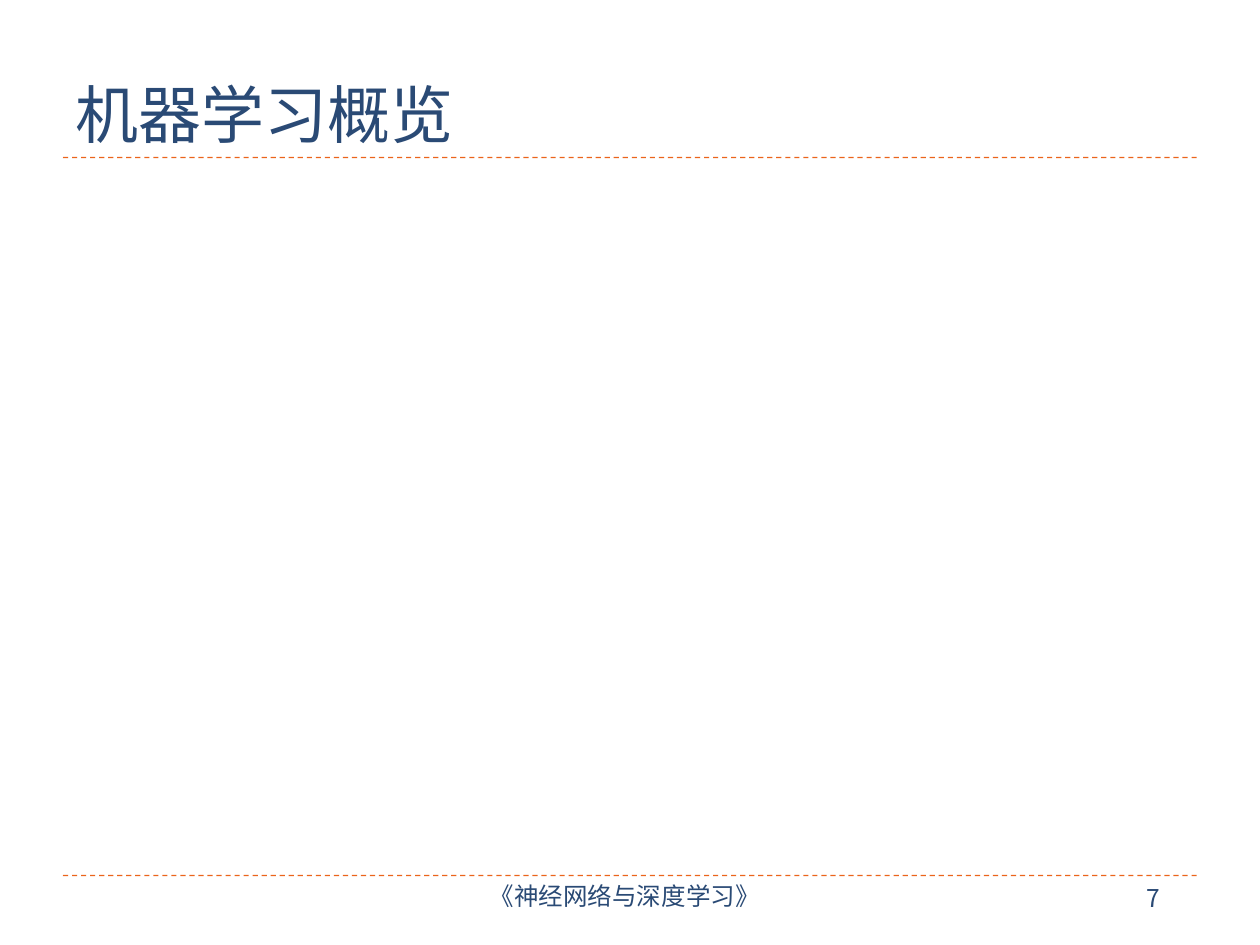
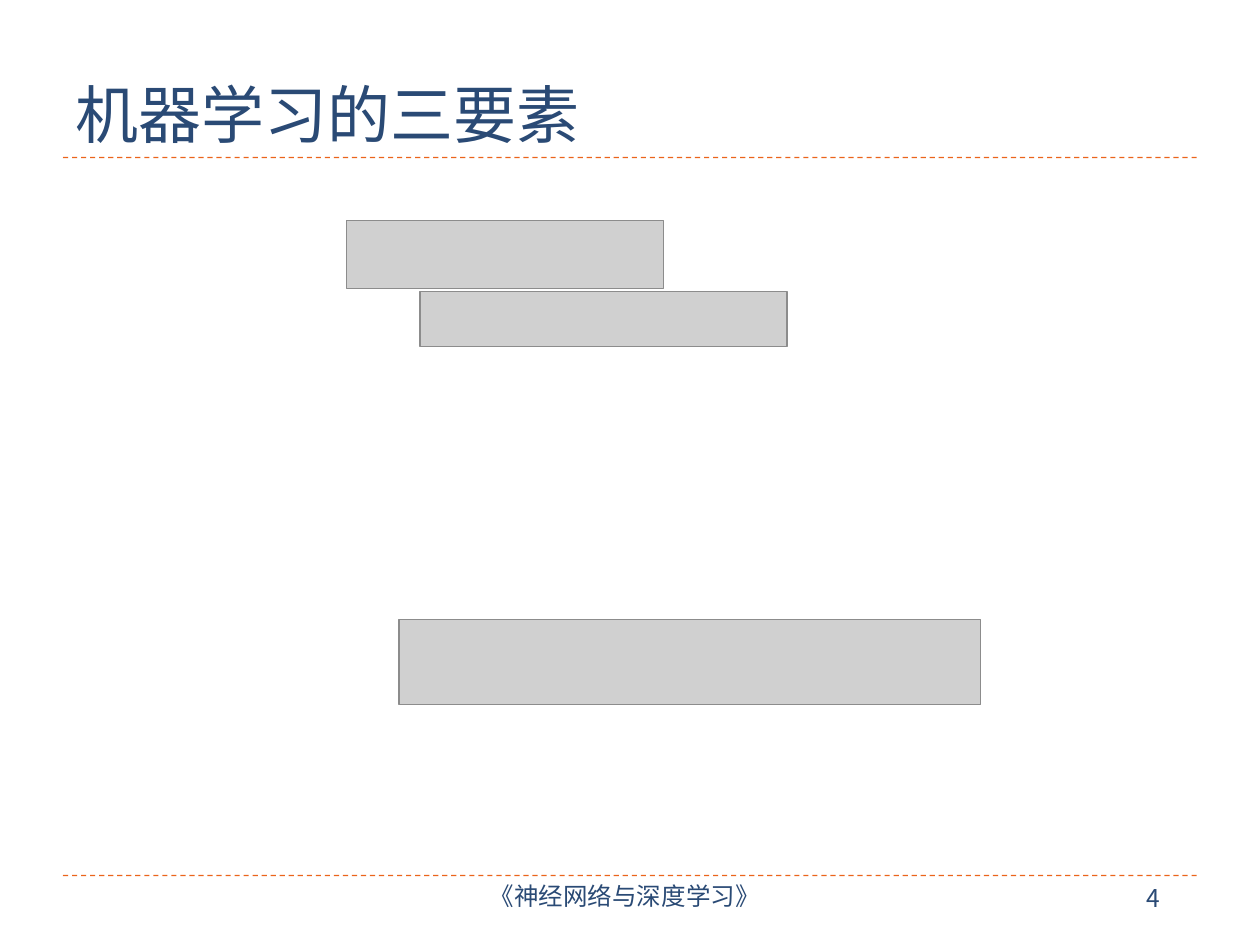
Before and after one commit to nndl/nndl.github.io, a slide deck: slide 4 of ppt/chap-机器学习概述.pptx (slide 7 before the commit). Drawn at 1260x945 pixels with LibreOffice and Linux fonts; fonts in the diff are those of the drawing; grey boxes stand for pictures. Boxes give left, top, right and bottom in pixels: in the first picture for what was removed or moved away, otherwise in the second. Text is boxed around its words. In the diff, an @@ line names an element or a change of style, - is before the commit and + after.

```diff
--- a/ppt/chap-机器学习概述.pptx
+++ b/ppt/chap-机器学习概述.pptx
@@ title at <box>76,84,580,143</box>: text changed @@
-机器学习概览
+机器学习的三要素
@@ picture added at <box>346,220,663,289</box> @@
@@ picture added at <box>420,291,786,346</box> @@
@@ picture added at <box>399,620,980,706</box> @@
@@ page number at <box>1146,889,1160,907</box>: text changed @@
-7
+4
```
Also in this commit, not shown: 10 other slides changed, 14 slides added, 5 slides removed, 5 other files.
